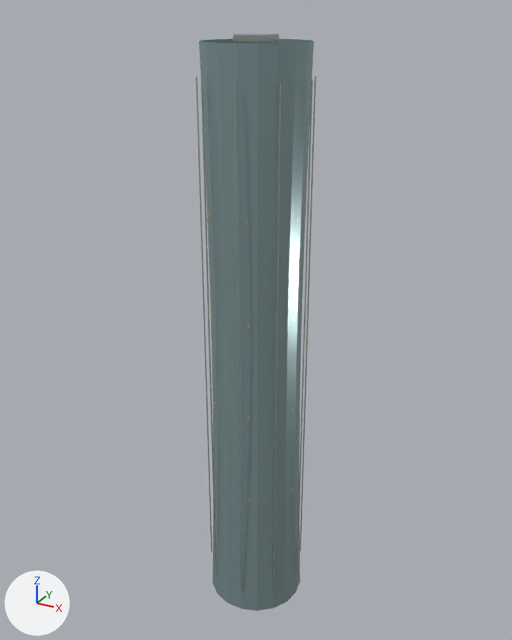
The glTF model landmarks/assets/dajia.glb, before and after one commit.
The view is the same before and after, from a 50 mm lens placed at (144.0, -263.0, 285.0), pointed at (-3.0, 5.0, 151.0). The lights are fixed; the arrows at lower left show +X, +Y and +Z. The first picture is the older version.

The first picture shows 'envelope', 'ribs' and 2 more.
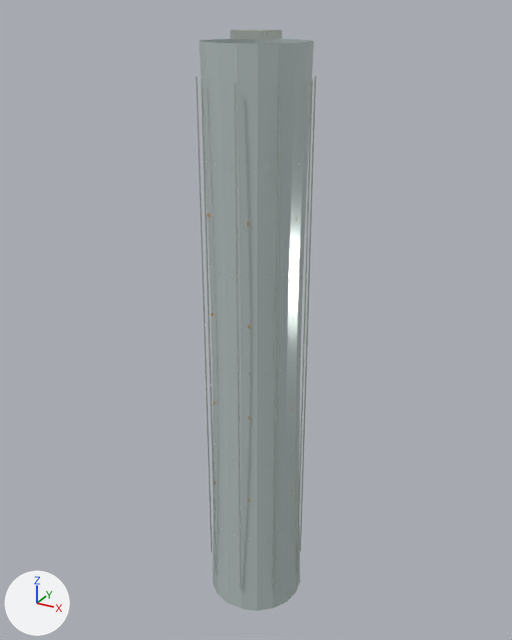
Boxes [x1, y1, x2, y2] around the edits, measured in the pictures (512 x 640 px):
'envelope', recoloured (grey to light grey)
    both: [199, 39, 314, 611]
'floor_bands', added
    after: [206, 157, 309, 539]

Patch to the scene script:
```diff
--- a/landmarks/assets/dajia.glb.py
+++ b/landmarks/assets/dajia.glb.py
@@ mat_glass @@
 mat_glass = principled_material('glass')
-mat_glass.base_color = (0.27, 0.381, 0.392)  # grey #8ea6a8
+mat_glass.base_color = (0.558, 0.644, 0.631)  # light grey #c5d2d0
 mat_glass.metallic = 0.42
@@ me_floor_bands @@
+me_floor_bands.from_pydata(...)  # 720 vertices, 1080 faces; spans x -23.0..23.0, y -23.0..23.0, z 45.0..228.0
+me_floor_bands.materials.append(mat_metal)  # light grey #d5ddd6
@@ ob_floor_bands @@
+ob_floor_bands = bpy.data.objects.new('floor_bands', me_floor_bands)
+ob_floor_bands.location = (0.0, 0.0, 0.0)
```
